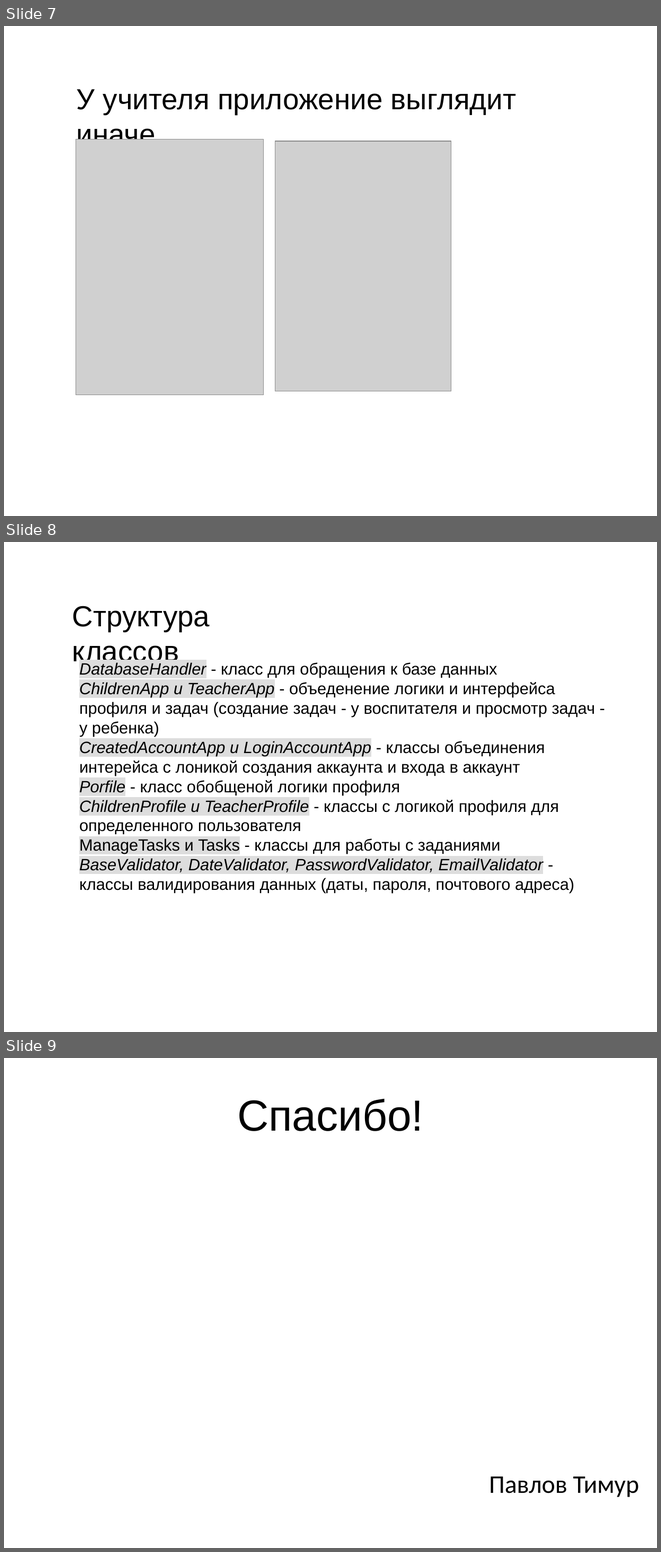
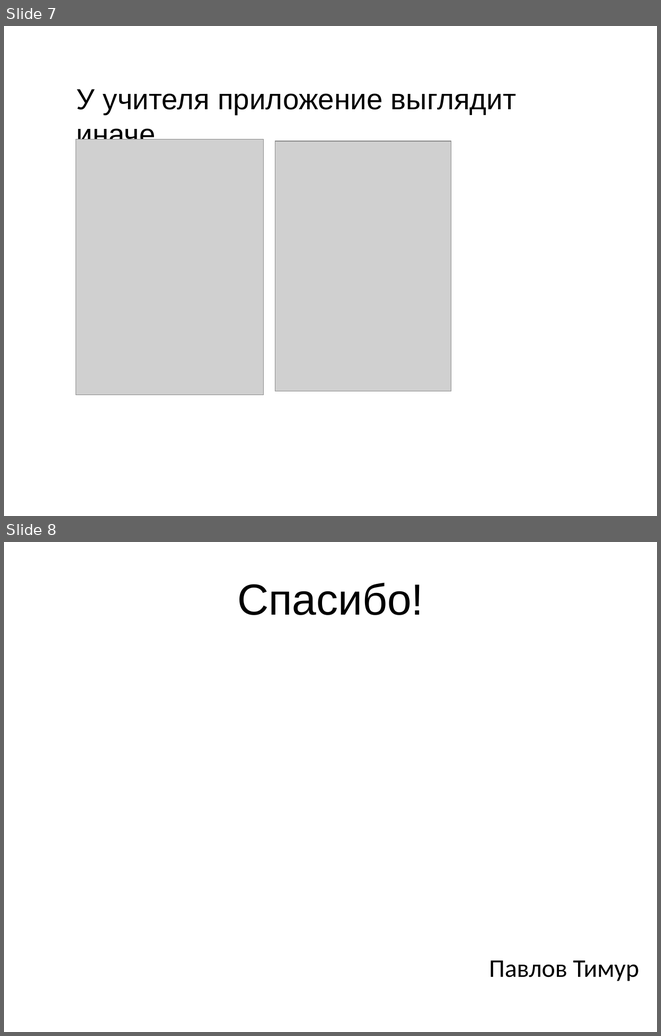
Before and after one commit to OCCCAS/Yandex, a slide deck: resources/PortSave.pptx. Shown one above the other, each under a label of ours: slides 7, 8 and 9 before the commit, slides 7 and 8 after it. The pictures are 661x1552 and 661x1036 pixels, drawn with LibreOffice and Linux fonts; fonts in the diff are those of the drawing; grey boxes stand for pictures; background and template pictures are left out. Boxes give left, top, right and bottom in pixels: in the first picture for what was removed or moved away, otherwise in the second. Text is boxed around its words. In the diff, an @@ line names an element or a change of style, - is before the commit and + after.

```diff
--- a/resources/PortSave.pptx
+++ b/resources/PortSave.pptx
@@ slide 8 removed at (4,542,657,1032), background picture (left out) @@
@@ text removed at (72,606,210,667) @@
-Структура классов
@@ text removed at (79,662,595,893) @@
-DatabaseHandler - класс для обращения к базе данных
-ChildrenApp и TeacherApp - объеденение логики и интерфейса профиля и задач (создание задач - у воспитателя и просмотр задач - у ребенка)
-CreatedAccountApp и LoginAccountApp - классы объединения интерейса с лоникой создания аккаунта и входа в аккаунт
-Porfile - класс обобщеной логики профиля
-ChildrenProfile и TeacherProfile - классы с логикой профиля для определенного пользователя
-ManageTasks и Tasks - классы для работы с заданиями
-BaseValidator, DateValidator, PasswordValidator, EmailValidator - классы валидирования данных (даты, пароля, почтового адреса)
@@ what was slide 9 is now slide 8 @@
```
Also in this commit, not shown: 1 other file.
